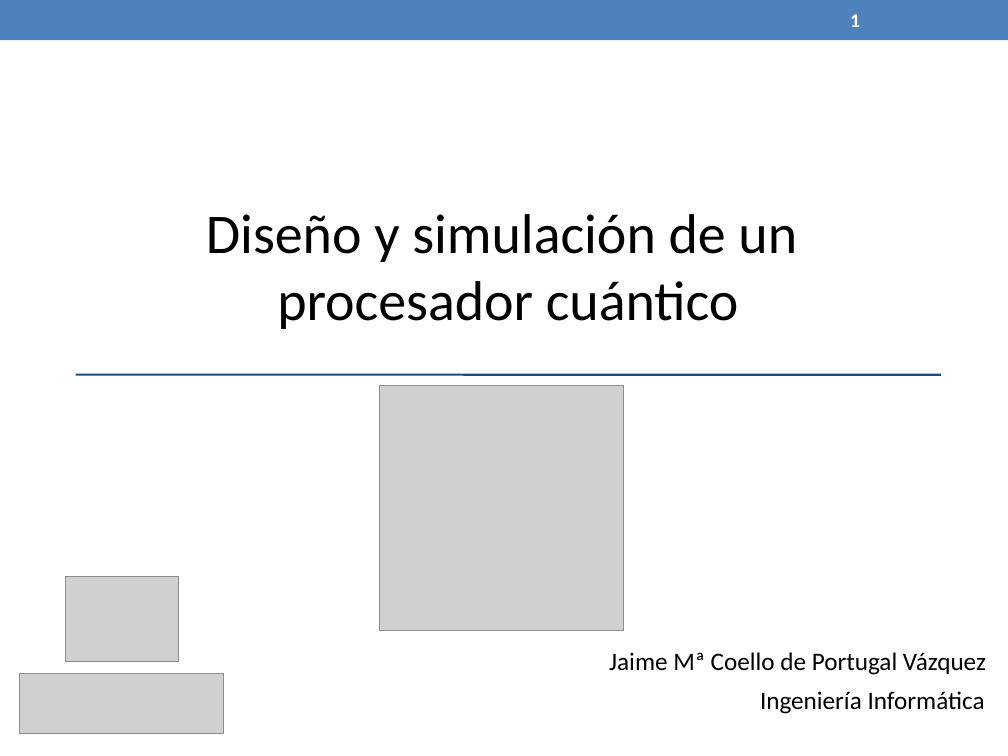
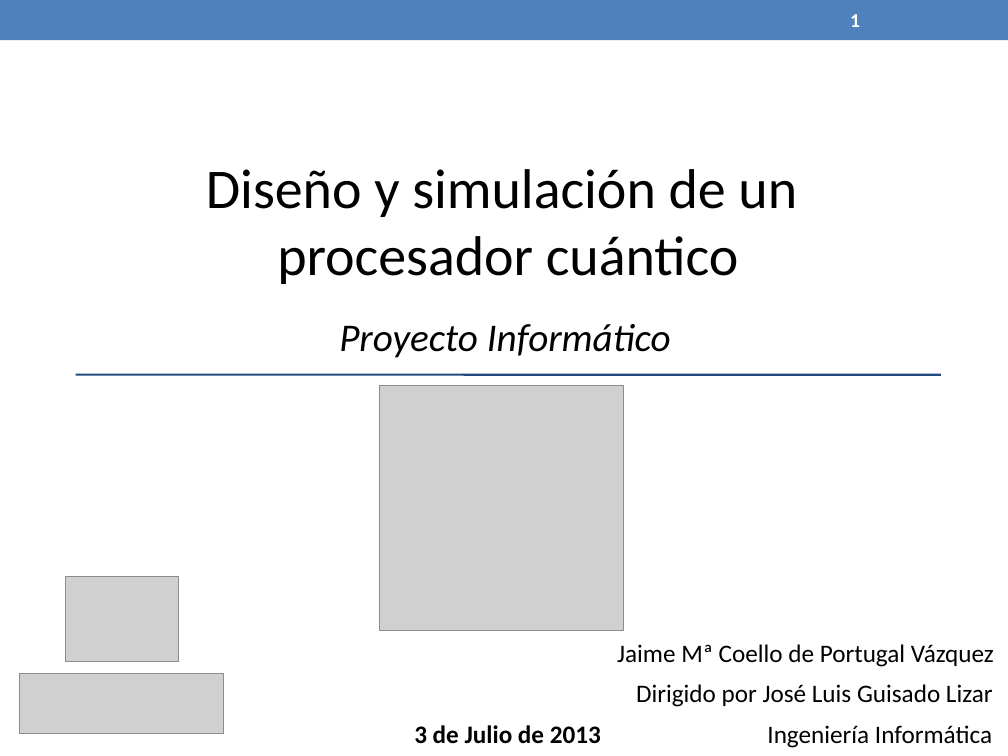
Before and after one commit to jaimecp89/qMIPS101, a slide deck: slide 1 of qMIPS/doc/Presentacion PFC.pptx. Drawn at 1008x756 pixels with LibreOffice and Linux fonts; fonts in the diff are those of the drawing; grey boxes stand for pictures. Boxes give left, top, right and bottom in pixels: in the first picture for what was removed or moved away, otherwise in the second. Text is boxed around its words. In the diff, an @@ line names an element or a change of style, - is before the commit and + after.

```diff
--- a/qMIPS/doc/Presentacion PFC.pptx
+++ b/qMIPS/doc/Presentacion PFC.pptx
@@ text "Diseño y simulación de un" moved from (x1=206, y1=214, x2=797, y2=329) to (x1=206, y1=169, x2=797, y2=284) @@
@@ text added at (x1=339, y1=324, x2=671, y2=358), 28 pt, text #000000, italic @@
+Proyecto Informático
@@ text "Jaime Mª Coello de Portugal ..." moved from (x1=609, y1=652, x2=986, y2=675) to (x1=617, y1=644, x2=994, y2=667) @@
@@ text added at (x1=636, y1=684, x2=993, y2=707), 18 pt, text #000000 @@
+Dirigido por José Luis Guisado Lizar
@@ text "Ingeniería Informática" moved from (x1=760, y1=691, x2=985, y2=714) to (x1=767, y1=725, x2=992, y2=748) @@
@@ text added at (x1=414, y1=725, x2=601, y2=744), 18 pt, text #000000, bold @@
+3 de Julio de 2013
```
Also in this commit, not shown: 1 other slide changed, 1 other file.
